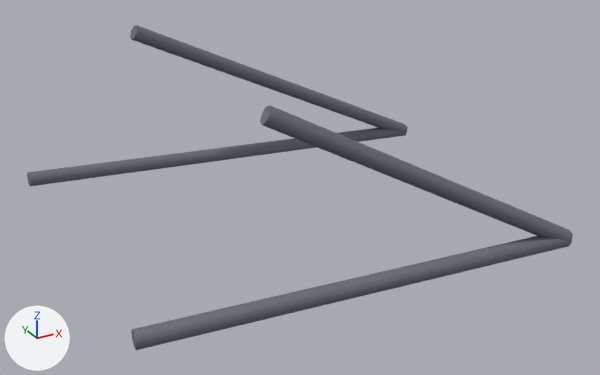
What one commit did to the glTF model public/models/parts/kaeferkraft-reinforced_frame.glb.
One viewpoint serves both versions: a 50 mm camera at (-1.065, -2.147, 2.109) aimed at (0.062, -0.1, 1.085). The lights are fixed; the arrows at lower left show +X, +Y and +Z. The picture after the commit comes second. Where no turn or scale is listed for an object, it has been applied to the vertices.

In view in the first picture: 'Waist', 'Waist.001', 'WaistToFrontTop', 'WaistToFrontTop.001'.
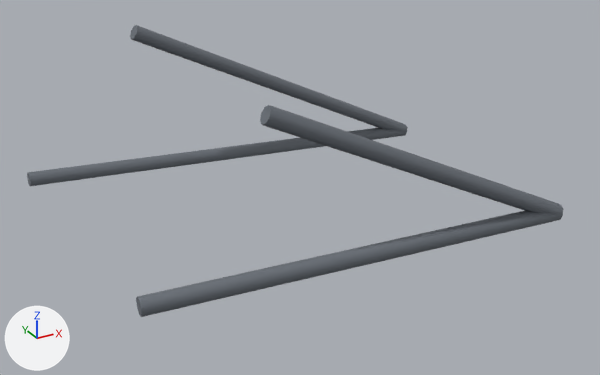
Changed parts and their boxes [x1, y1, x2, y2] in the pictures (600 x 375 px):
'Waist.001', deleted
    before: [131, 236, 572, 350]
'WaistR', added
    after: [136, 209, 563, 317]
'WaistToFrontTop.001', deleted
    before: [260, 105, 573, 241]
'WaistToFrontTop_R', added
    after: [260, 105, 563, 219]

What the commit changed:
Mesh me_mesh_3_1 is new.
It has 20 vertices, 32 faces and spans x -0.46..0.46, y -0.073..0.073, z -0.231..0.231.
It uses material mat_grey_003 (grey #6a7078).
Mesh me_mesh_2_1 is new.
It has 20 vertices, 32 faces and spans x -0.623..0.623, y -0.071..0.071, z -0.026..0.026.
It uses material mat_grey_002 (grey #6a7078).
Object 'Waist.001' (ob_waist_001) is deleted.
Object 'WaistToFrontTop.001' (ob_waisttofronttop_001) is deleted.
Object 'WaistToFrontTop_R' (ob_waisttofronttop_r) is new; it shows me_mesh_3_1.
Its location is (0.209, -0.528, 1.272).
Object 'WaistR' (ob_waistr) is new; it shows me_mesh_2_1.
Its location is (0.038, -0.53, 1.062).
